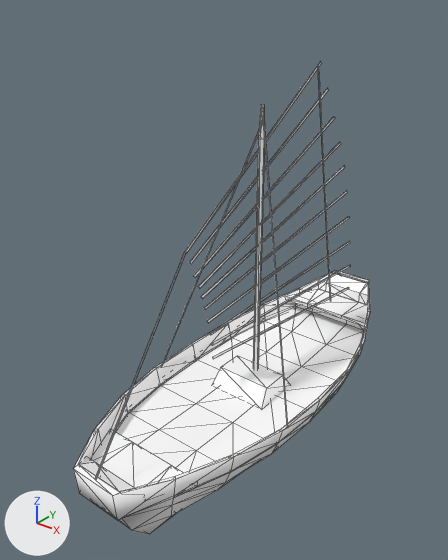
What one commit did to the COLLADA model art/meshes/structural/chin_ship_merchant.dae.
The view is the same before and after, from a camera (50 mm lens) standing at (0.372, -0.532, 0.487) and looking at (-0.021, -0.04, 0.182). The lights are fixed; the arrows at lower left show +X, +Y and +Z. Mesh edges are drawn as thin lines. Where no turn or scale is listed for an object, it has been applied to the vertices.

In view in the first picture: 'Han_Merchant_Ship'.
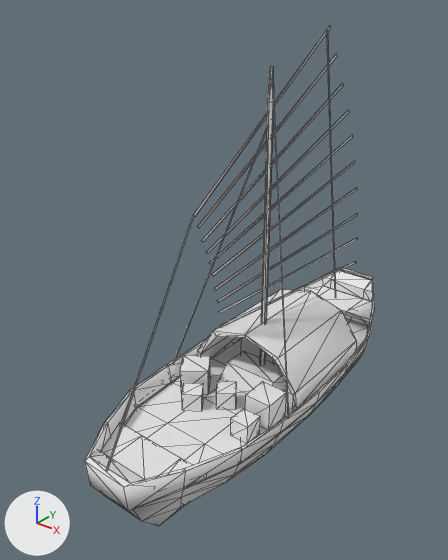
Patch to the scene script:
```diff
--- a/art/meshes/structural/chin_ship_merchant.dae.py
+++ b/art/meshes/structural/chin_ship_merchant.dae.py
@@ me_han_merchant_shipmesh @@
-me_han_merchant_shipmesh.from_pydata(...)  # 312 vertices, 457 faces; spans x -0.097..0.097, y -0.25..0.25, z -0.216..0.216
+me_han_merchant_shipmesh.from_pydata(...)  # 380 vertices, 569 faces; spans x -0.089..0.089, y -0.25..0.25, z -0.216..0.251
+# me_han_merchant_shipmesh part 1: a new loose piece, a box spanning x 0.035..0.068, y -0.072..-0.039, z -0.155..-0.122
+# me_han_merchant_shipmesh part 2: a new loose piece, a box spanning x 0.04..0.063, y -0.105..-0.082, z -0.155..-0.132
+# me_han_merchant_shipmesh part 3: the loose piece of 6 vertices spanning x -0.017..0.02, y -0.055..0.203, z -0.097..-0.094 is moved by (0.0, 0.0, 0.035)
+# me_han_merchant_shipmesh part 4: the loose piece of 6 vertices spanning x -0.017..0.02, y -0.056..0.201, z -0.078..-0.058 is moved by (0.0, 0.0, 0.035)
+# me_han_merchant_shipmesh part 5: the loose piece of 6 vertices spanning x -0.017..0.019, y -0.059..0.196, z -0.063..-0.021 is moved by (0.0, 0.0, 0.035)
+# me_han_merchant_shipmesh part 6: the loose piece of 6 vertices spanning x -0.018..0.018, y -0.063..0.189, z -0.046..0.016 is moved by (0.0, 0.0, 0.035)
+# me_han_merchant_shipmesh part 7: the loose piece of 6 vertices spanning x -0.018..0.017, y -0.067..0.179, z -0.028..0.054 is moved by (0.0, 0.0, 0.035)
+# me_han_merchant_shipmesh part 8: the loose piece of 6 vertices spanning x -0.019..0.015, y -0.071..0.169, z -0.013..0.088 is moved by (0.0, 0.0, 0.035)
+# me_han_merchant_shipmesh part 9: the loose piece of 6 vertices spanning x -0.019..0.014, y -0.075..0.157, z 0.001..0.12 is moved by (0.0, 0.0, 0.035)
+# me_han_merchant_shipmesh part 10: the loose piece of 6 vertices spanning x -0.02..0.012, y -0.081..0.141, z 0.016..0.152 is moved by (0.0, 0.0, 0.035)
+# me_han_merchant_shipmesh part 11: the loose piece of 6 vertices spanning x -0.021..0.009, y -0.086..0.126, z 0.032..0.185 is moved by (0.0, 0.0, 0.035)
+# me_han_merchant_shipmesh part 12: the loose piece of 6 vertices spanning x -0.021..0.009, y -0.092..0.107, z 0.047..0.216 is moved by (0.0, 0.0, 0.035)
+# me_han_merchant_shipmesh part 13: the loose piece of 6 vertices spanning x 0.0..0.094, y -0.062..0.012, z -0.136..0.165 is scaled about its middle by (0.918, 1, 1.12), then moved by (-0.004, 0.0, 0.018)
+# me_han_merchant_shipmesh part 14: a new loose piece of 28 vertices spanning x -0.074..0.075, y -0.027..0.118, z -0.151..-0.078
+# me_han_merchant_shipmesh part 15: 45 vertices moved from x -0.097..0.097, y -0.072..0.072, z -0.216..-0.133 to x -0.089..0.089, y -0.072..0.072, z -0.216..-0.133; 24 vertices added at x -0.074..0.016, y -0.106..-0.036, z -0.155..-0.122
+# me_han_merchant_shipmesh part 16: 11 vertices moved from x -0.004..0.003, y 0.007..0.013, z 0.147..0.182 to x -0.004..0.003, y 0.007..0.013, z 0.183..0.217
+# me_han_merchant_shipmesh part 17: 3 vertices moved from x -0.02..-0.019, y -0.092..-0.091, z 0.048..0.049 to x -0.02..-0.019, y -0.092..-0.091, z 0.084
+# me_han_merchant_shipmesh part 18: 3 vertices moved from x 0.007..0.008, y 0.102..0.103, z 0.211 to x 0.007..0.008, y 0.102..0.103, z 0.246
+# me_han_merchant_shipmesh part 19: 371 faces spanning x -0.089..0.089, y -0.25..0.25, z -0.216..0.246 switch from mat_material_003 (white #ffffff) to no material
@@ ob_han_merchant_ship @@
 ob_han_merchant_ship = bpy.data.objects.new('Han_Merchant_Ship', me_han_merchant_shipmesh)
-ob_han_merchant_ship.location = (0.0, -0.014, 0.191)
+ob_han_merchant_ship.location = (0.0, 0.0, 0.191)
```

What differs and where, as boxes [x1, y1, x2, y2] in the pictures (448 x 560 px; the box of a moved part takes in the faces that stretch with it):
'Han_Merchant_Ship', reshaped, moved
    before: [74, 62, 370, 534]
    after: [85, 26, 375, 526]
part 1 of me_han_merchant_shipmesh, added
    after: [245, 382, 287, 430]
part 2 of me_han_merchant_shipmesh, added
    after: [231, 408, 260, 443]
part 3 of me_han_merchant_shipmesh, moved or reshaped
    before: [212, 287, 349, 359]
    after: [220, 261, 356, 328]
part 4 of me_han_merchant_shipmesh, moved or reshaped
    before: [211, 265, 350, 346]
    after: [219, 238, 357, 314]
part 5 of me_han_merchant_shipmesh, moved or reshaped
    before: [209, 241, 350, 335]
    after: [217, 213, 358, 302]
part 6 of me_han_merchant_shipmesh, moved or reshaped
    before: [207, 217, 349, 323]
    after: [215, 188, 357, 290]
part 7 of me_han_merchant_shipmesh, moved or reshaped
    before: [204, 190, 348, 310]
    after: [211, 161, 355, 276]
part 8 of me_han_merchant_shipmesh, moved or reshaped
    before: [201, 166, 345, 299]
    after: [209, 136, 353, 264]
part 9 of me_han_merchant_shipmesh, moved or reshaped
    before: [198, 142, 341, 288]
    after: [206, 110, 349, 254]
part 10 of me_han_merchant_shipmesh, moved or reshaped
    before: [194, 116, 335, 277]
    after: [201, 83, 343, 242]
part 11 of me_han_merchant_shipmesh, moved or reshaped
    before: [189, 88, 328, 264]
    after: [198, 54, 337, 228]
part 12 of me_han_merchant_shipmesh, moved or reshaped
    before: [185, 62, 322, 253]
    after: [193, 26, 331, 216]
part 13 of me_han_merchant_shipmesh, moved or reshaped
    before: [264, 124, 288, 425]
    after: [272, 91, 289, 416]
part 14 of me_han_merchant_shipmesh, added
    after: [198, 290, 356, 409]
part 15 of me_han_merchant_shipmesh, moved or reshaped
    before: [122, 131, 364, 482]
    after: [131, 129, 369, 474]
part 16 of me_han_merchant_shipmesh, moved or reshaped
    before: [253, 104, 265, 369]
    after: [259, 66, 273, 364]
part 17 of me_han_merchant_shipmesh, moved or reshaped
    before: [95, 252, 186, 478]
    after: [106, 215, 194, 470]
part 18 of me_han_merchant_shipmesh, moved or reshaped
    before: [318, 68, 331, 301]
    after: [327, 32, 336, 298]
part 19 of me_han_merchant_shipmesh, recoloured
    before: [74, 270, 370, 534]
    after: [85, 267, 375, 526]
